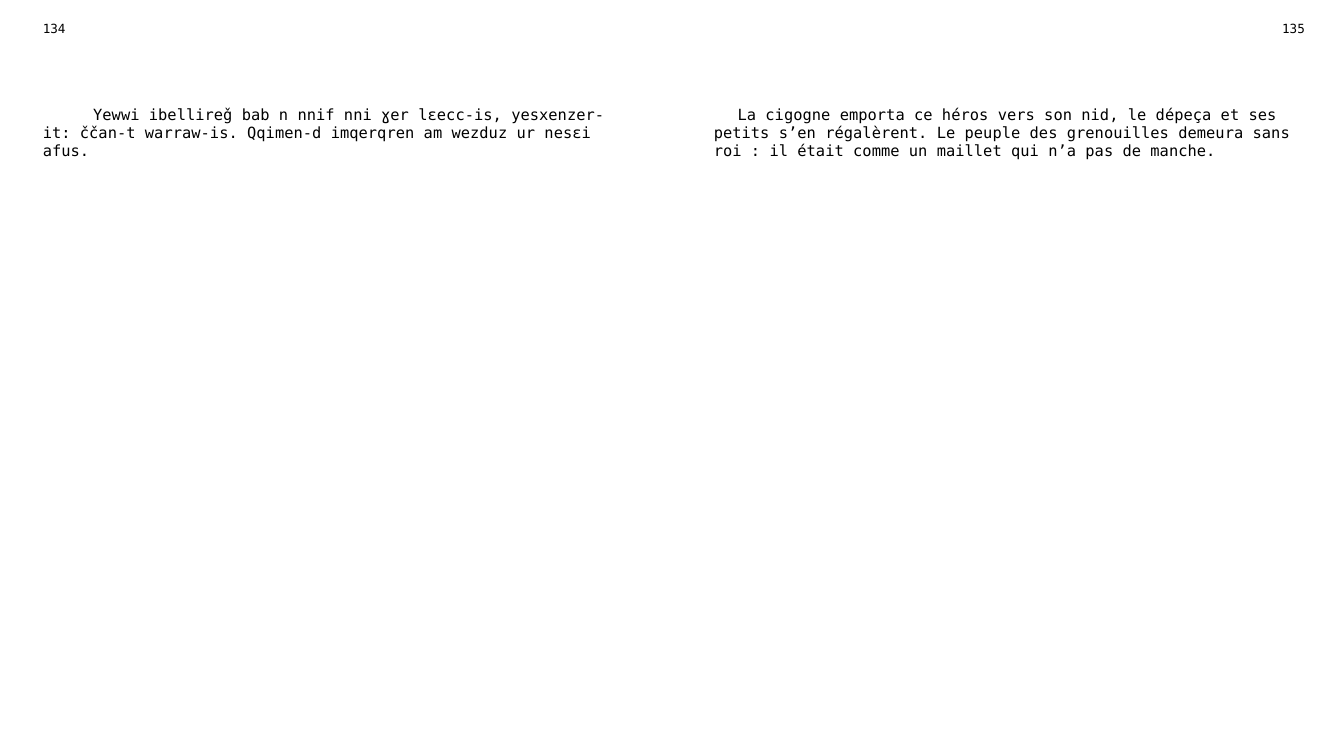
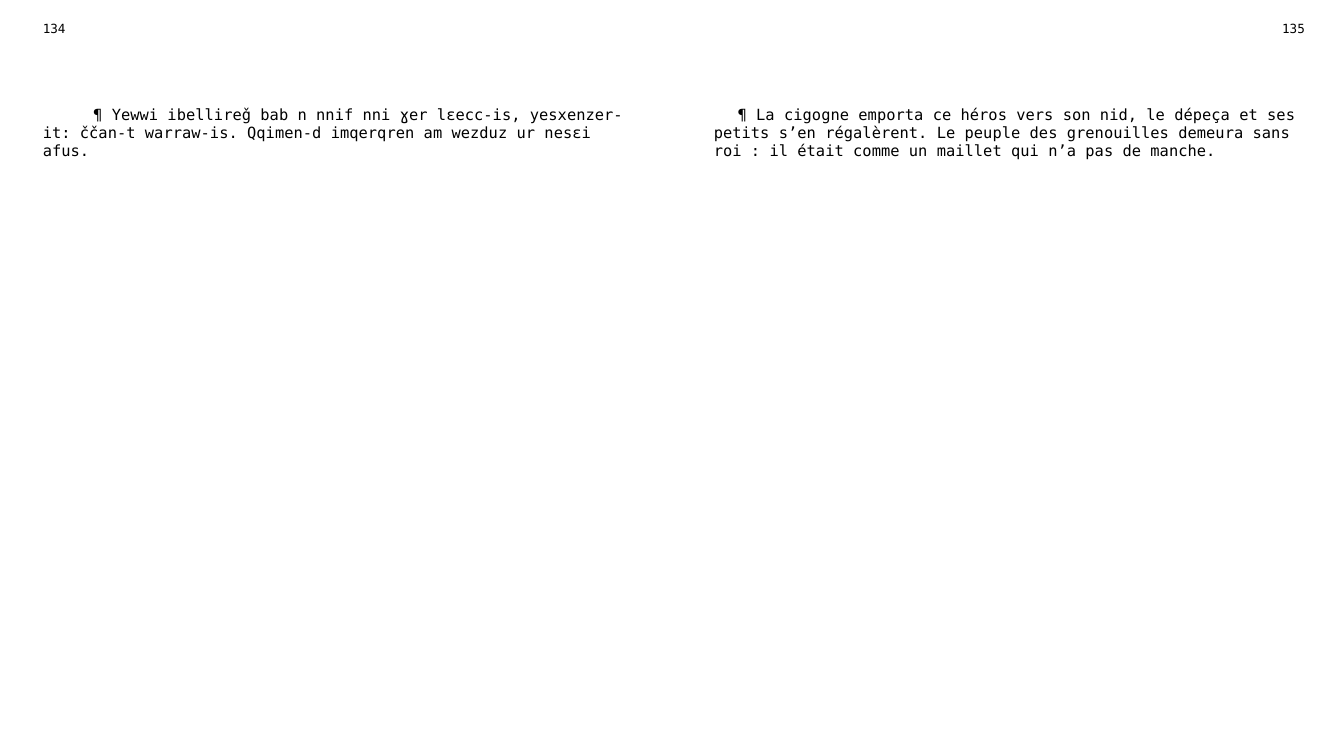
Before and after one commit to sferhah/tamacahut_n_wuccen, a slide deck: slide 63 of Uccen.ConsoleApp/uccen.pptx. Drawn at 1344x756 pixels with LibreOffice and Linux fonts; fonts in the diff are those of the drawing. Boxes give left, top, right and bottom in pixels: in the first picture for what was removed or moved away, otherwise in the second. Text is boxed around its words. In the diff, an @@ line names an element or a change of style, - is before the commit and + after.

```diff
--- a/Uccen.ConsoleApp/uccen.pptx
+++ b/Uccen.ConsoleApp/uccen.pptx
@@ table at [32,16,1315,729] @@
-row 3, column 1: Yewwi ibellireǧ bab n nnif nni ɣer lɛecc-is, yesxenzer-it: ččan-t warraw-is. Qqimen-d imqerqren am wezduz ur nesɛi afus.
+row 3, column 1: ¶ Yewwi ibellireǧ bab n nnif nni ɣer lɛecc-is, yesxenzer-it: ččan-t warraw-is. Qqimen-d imqerqren am wezduz ur nesɛi afus.
-row 3, column 3: La cigogne emporta ce héros vers son nid, le dépeça et ses petits s’en régalèrent. Le peuple des grenouilles demeura sans roi : il était comme un maillet qui n’a pas de manche.
+row 3, column 3: ¶ La cigogne emporta ce héros vers son nid, le dépeça et ses petits s’en régalèrent. Le peuple des grenouilles demeura sans roi : il était comme un maillet qui n’a pas de manche.
```
Also in this commit, not shown: 14 other slides changed, 3 other files.
